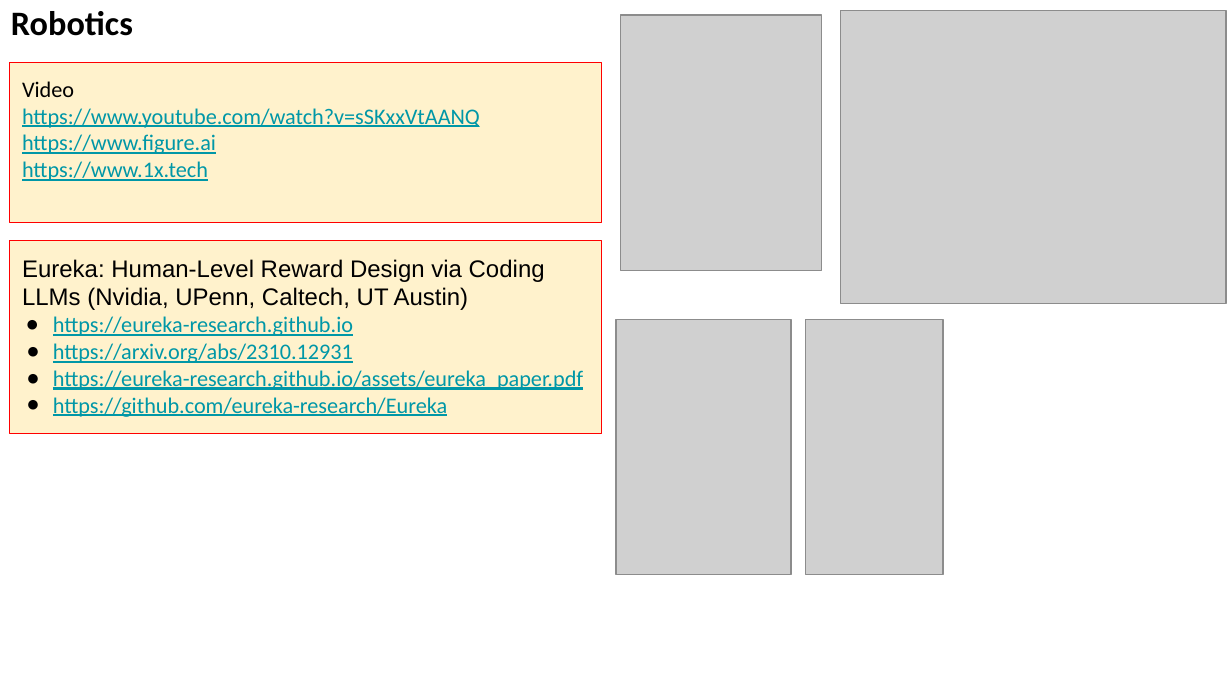
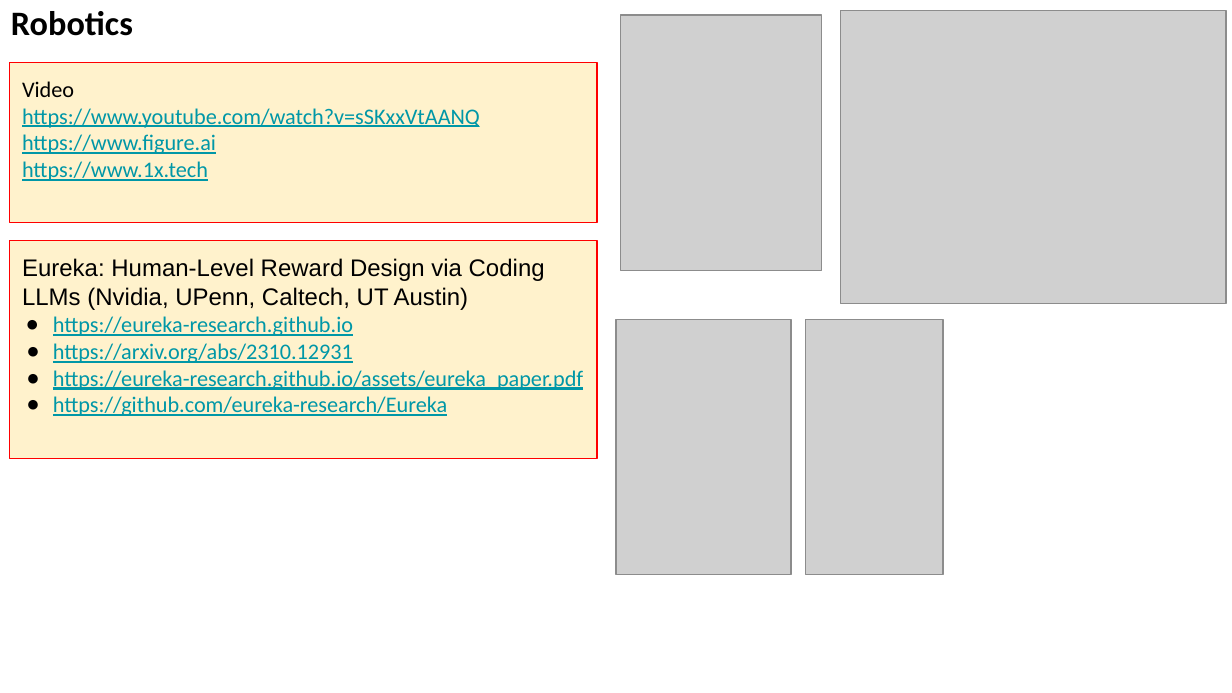
Before and after one commit to lselector/seminar, a slide deck: slide 5 of 2024/2024-03-01-AI-Updates.pptx. Drawn at 1232x693 pixels with LibreOffice and Linux fonts; fonts in the diff are those of the drawing; grey boxes stand for pictures. Boxes give left, top, right and bottom in pixels: in the first picture for what was removed or moved away, otherwise in the second. Text is boxed around its words. In the diff, an @@ line names an element or a change of style, - is before the commit and + after.

```diff
--- a/2024/2024-03-01-AI-Updates.pptx
+++ b/2024/2024-03-01-AI-Updates.pptx
@@ rectangle "Eureka: Human-Level Reward Design via ...": place and size @@
-rectangle "Eureka: Human-Level Reward Design via ..." at <box>10,240,601,434</box>
+rectangle "Eureka: Human-Level Reward Design via ..." at <box>10,240,598,458</box>
```
Also in this commit, not shown: 5 other slides changed, 4 slides added, 1 slide removed.
